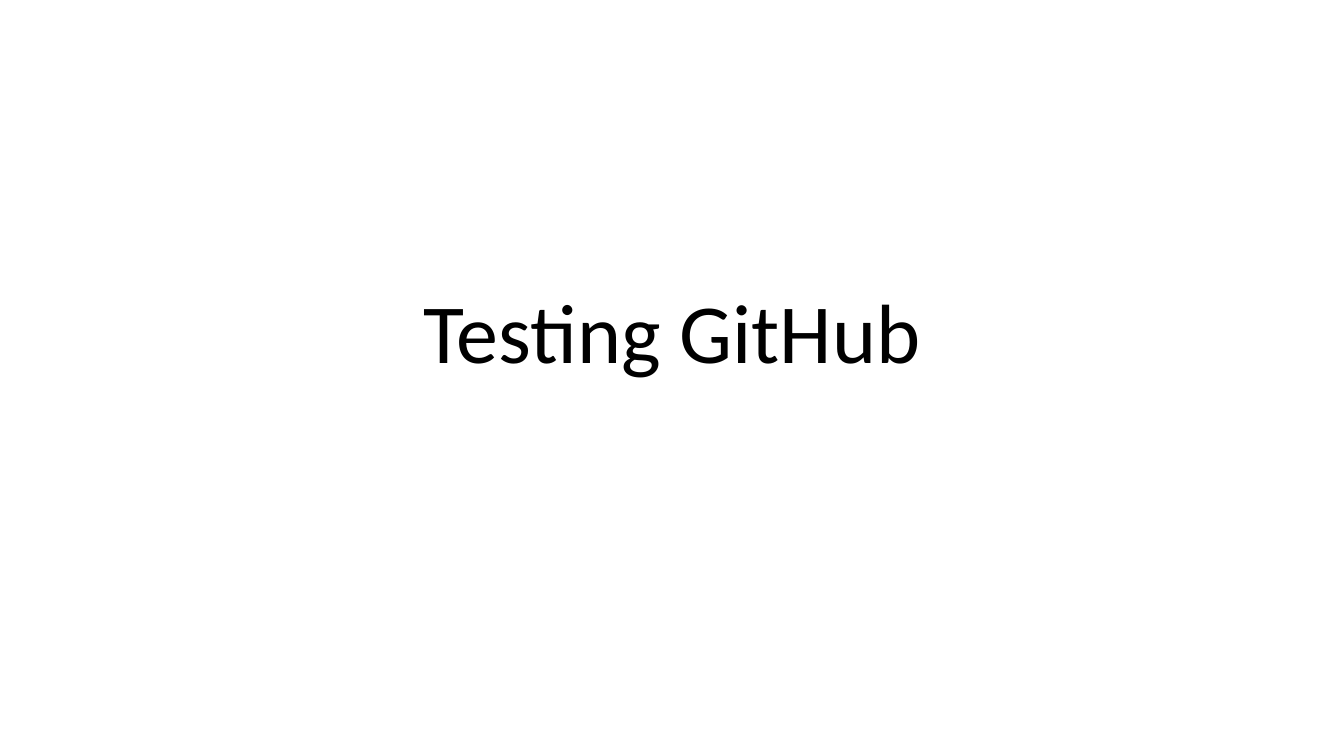
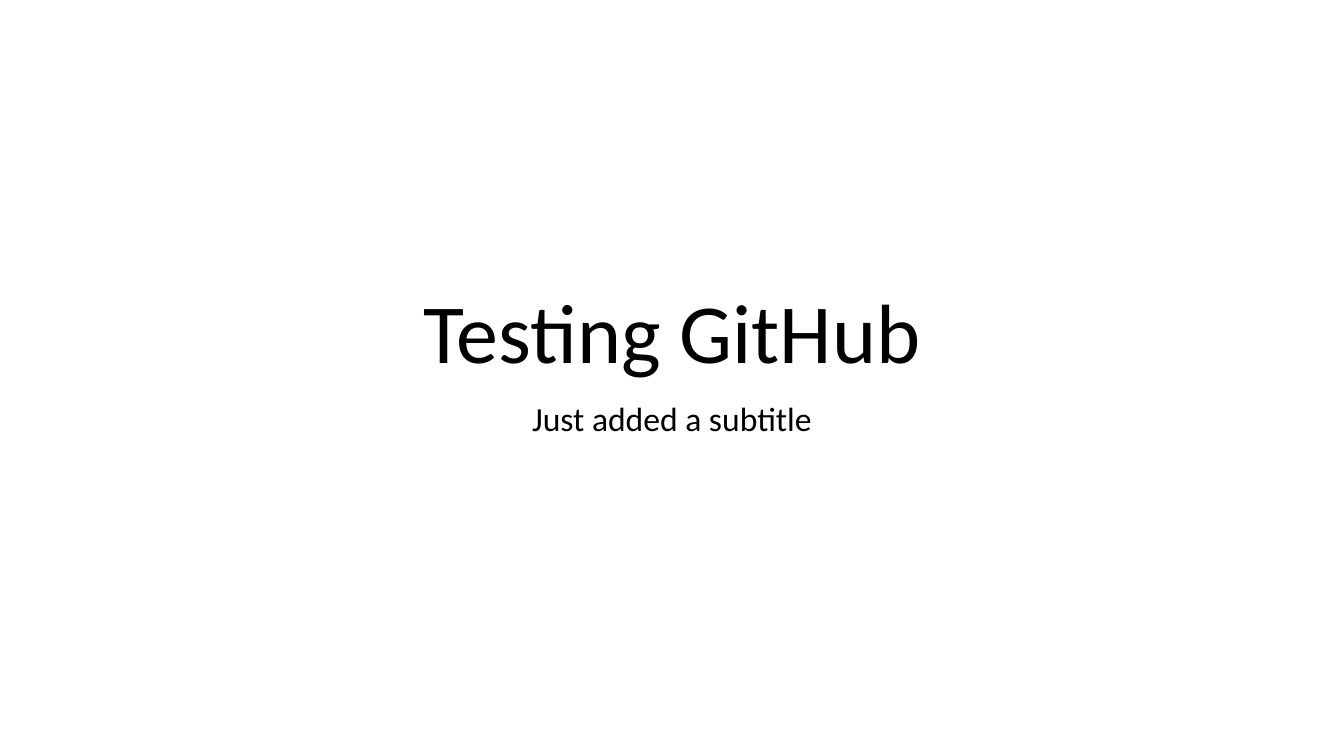
Before and after one commit to AlTailor/Test, a slide deck: slide 1 of DemoGFit.pptx. Drawn at 1344x756 pixels with LibreOffice and Linux fonts; fonts in the diff are those of the drawing. Boxes give left, top, right and bottom in pixels: in the first picture for what was removed or moved away, otherwise in the second. Text is boxed around its words. In the diff, an @@ line names an element or a change of style, - is before the commit and + after.

```diff
--- a/DemoGFit.pptx
+++ b/DemoGFit.pptx
@@ subtitle added at (x1=532, y1=407, x2=812, y2=432), 24 pt, text #000000 @@
+Just added a subtitle
```
Also in this commit, not shown: 1 other file.
